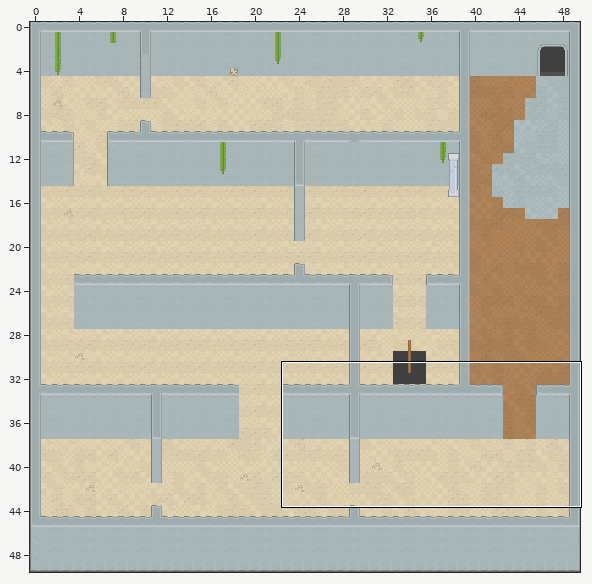
Two states of a Tiled map (JSON), assets/floorTwo.tmj. The first picture is a wide view before the edit; the outline marks the close-up.
Close-up. The starting point:
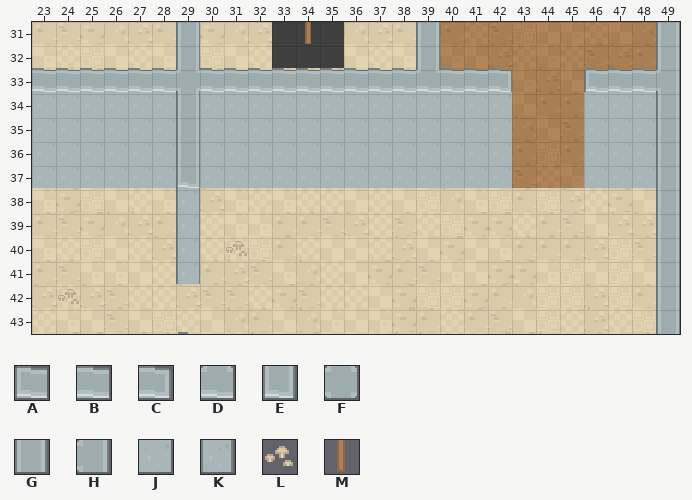
Cells are 16x16 px. Shown: x 23..49, y 31..43. The commit also changed other parts of the map, which this record leaves out.
Key: from "tilemap_packed": A 9, B 10, C 11, D 15, E 36, F 38, G 39, H 42, J 65, K 67, L 84, M 230.
_ is an empty cell.
Layers that did not change in this view are not listed.
Layer "Wall" before, first column x 23:
31 ______G_________G_________G
32 ______G_________G_________G
33 BBBBBBFBBBBBBBBBDBBC___ABBH
34 JJJJJJGJJJJJJJJJJJJJ___JJJG
35 JJJJJJGJJJJJJJJJJJJJ___JJJG
36 JJJJJJGJJJJJJJJJJJJJ___JJJG
37 JJJJJJEJJJJJJJJJJJJJ___JJJG
38 ______K___________________G
39 ______K___________________G
40 ______K___________________G
41 ______K___________________G
42 __________________________G
43 __________________________G
Once edited:
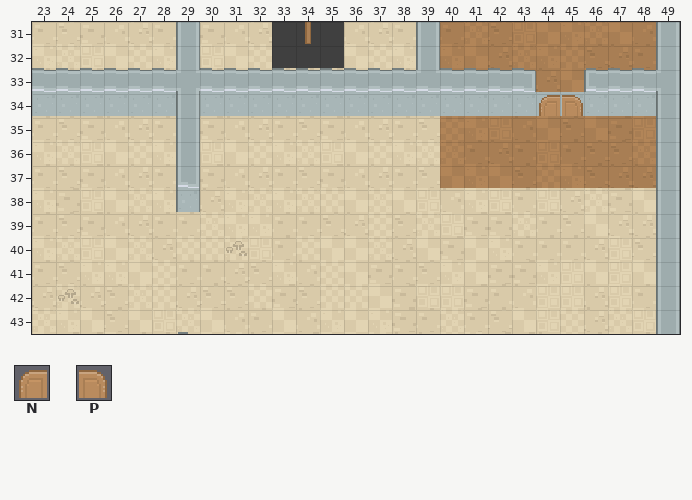
Further tiles: from "tilemap_packed": N 21, P 21 flipped left-right.
Changes in this commit:
Layer "Wall":
Tile J now appears in row 34 at x 43 to 45.
The edit erases tile J in rows 35 to 37 at x 23 to 28, 30 to 42 and 46 to 48.
The edit erases tile K in rows 39 to 41 at x 29.
Layer "Decorations":
Tile B now appears in row 33 at x 42.
Tile C now appears in row 33 at x 43.
Tile N now appears in row 34 at x 44.
Tile P now appears in row 34 at x 45.
Pixel boxes of the changes (left, top, right, bottom) in both close-ups:
changed: (200, 68, 656, 188)
removed: (32, 116, 176, 188)
removed: (176, 212, 200, 284)
